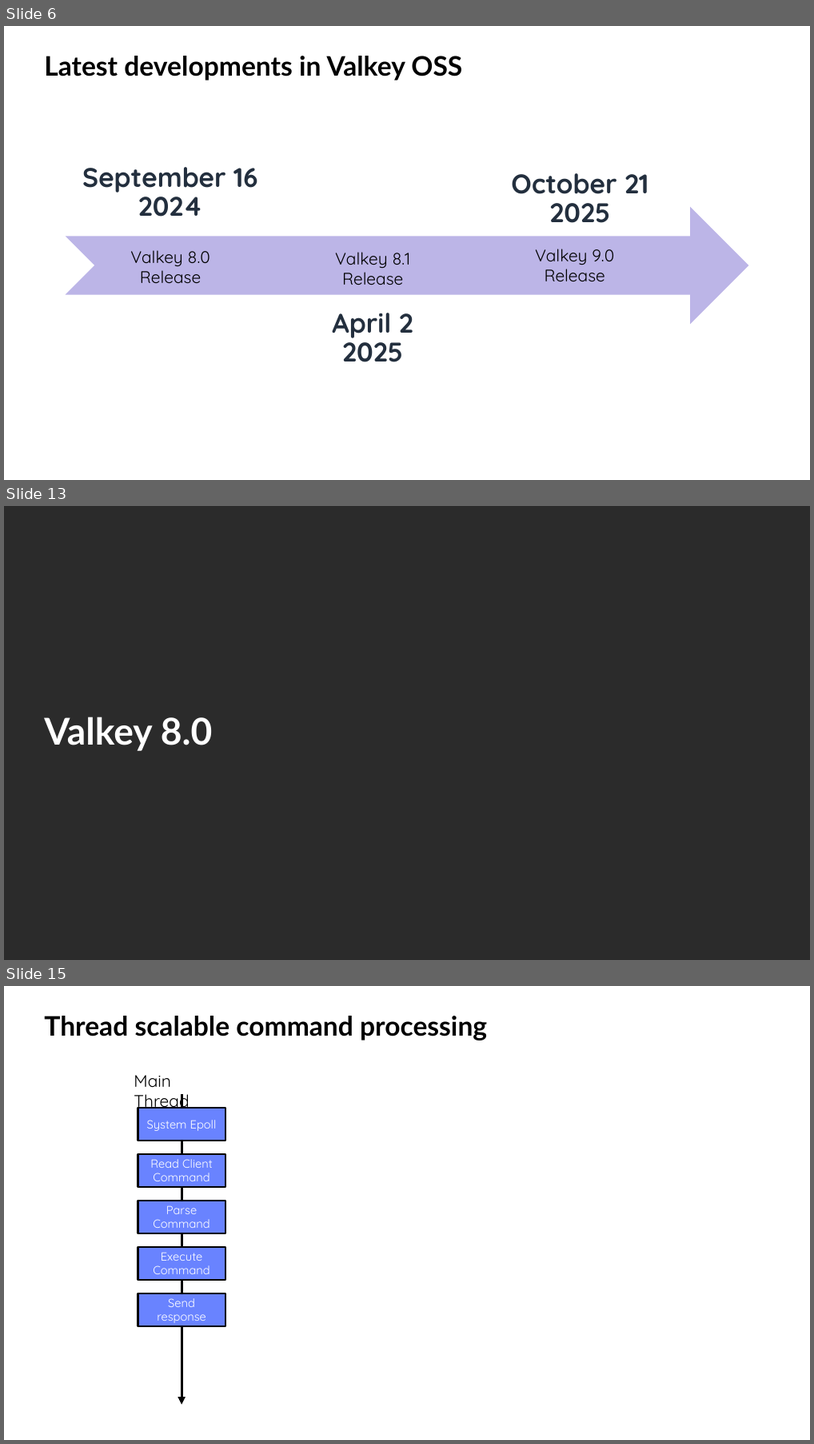
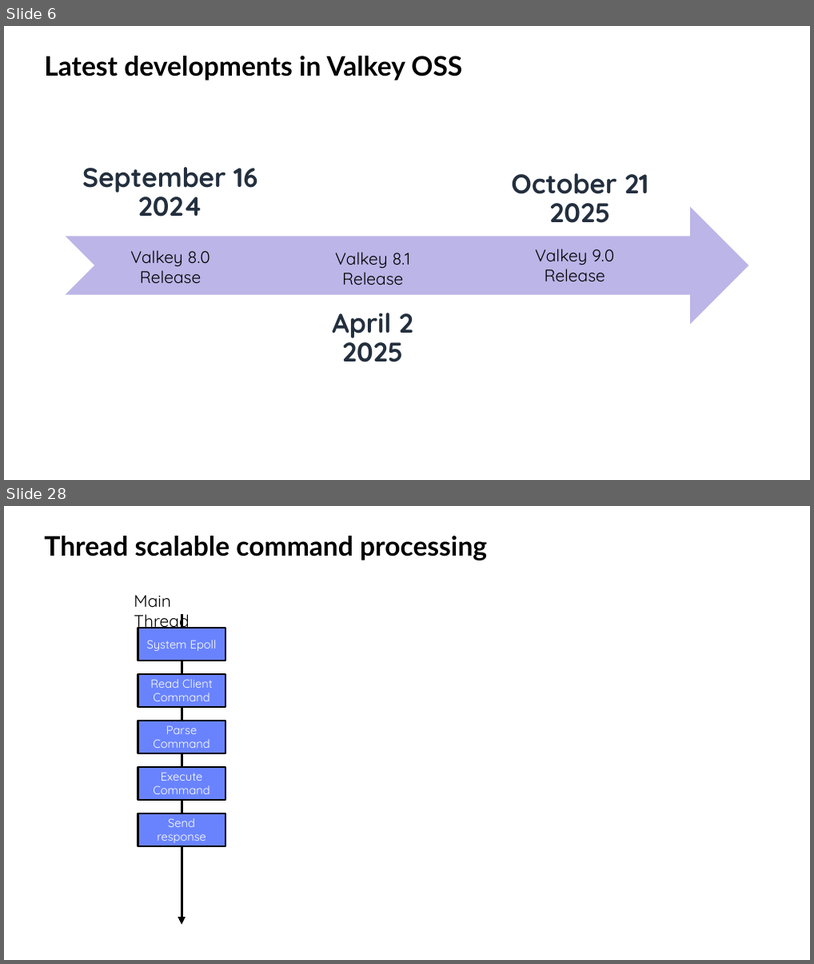
Before and after one commit to valkey-io/assets, a slide deck: slides/Valkey community deck.pptx. Shown one above the other, each under a label of ours: slides 6, 13 and 15 before the commit, slides 6 and 28 after it; the slides between them are not shown. The pictures are 814x1444 and 814x964 pixels, drawn with LibreOffice and Linux fonts; fonts in the diff are those of the drawing; background and template pictures are left out; a plain dark background stands for a picture behind light text. Boxes give left, top, right and bottom in pixels: in the first picture for what was removed or moved away, otherwise in the second. Text is boxed around its words. In the diff, an @@ line names an element or a change of style, - is before the commit and + after.

Commit message:
Update slides skill and community deck
- Add Valkey Admin slide (layout 9 with screenshot)
- Add Valkey GLIDE slide with native shape architecture diagram
- Add example custom slides (3-card, 2-col comparison, tall comparison)
- Remove Valkey Glide placeholder slide
- Update slides-skill.md with full learnings:
  - Custom card patterns with standard coordinates
  - Theme color table
  - SVG insertion workaround for python-pptx
  - Shape rules (no rounded corners, theme colors only)
  - Placeholder removal for custom slides
  - Slide master limitations

```diff
--- a/slides/Valkey community deck.pptx
+++ b/slides/Valkey community deck.pptx
@@ slide 13 removed at (4,506,810,960), background picture (left out) @@
@@ title removed at (44,716,213,751) @@
-Valkey 8.0
@@ what was slide 15 is now slide 28 @@
```
Also in this commit, not shown: 6 slides changed, 6 slides added, 11 other slides removed, 1 other file.
